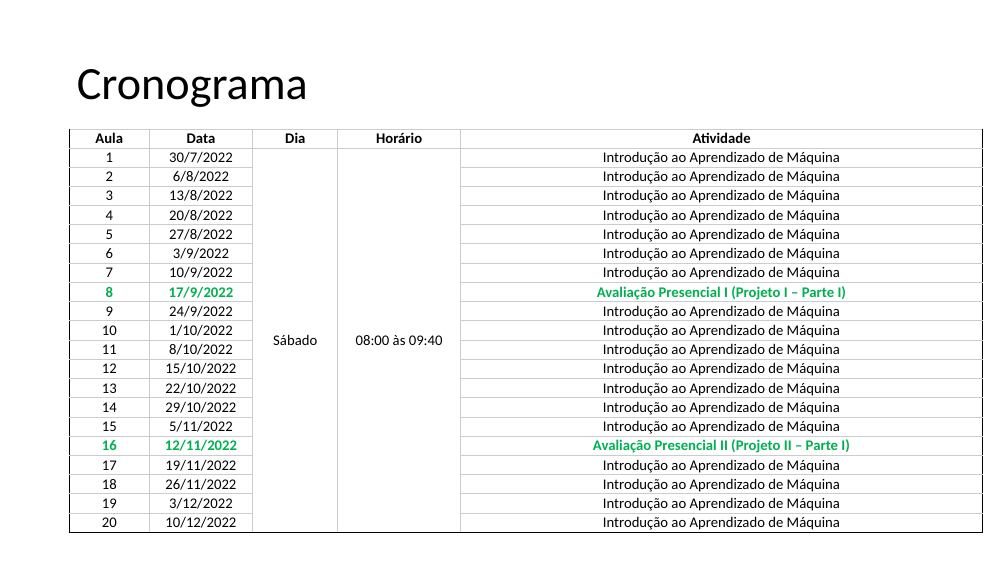
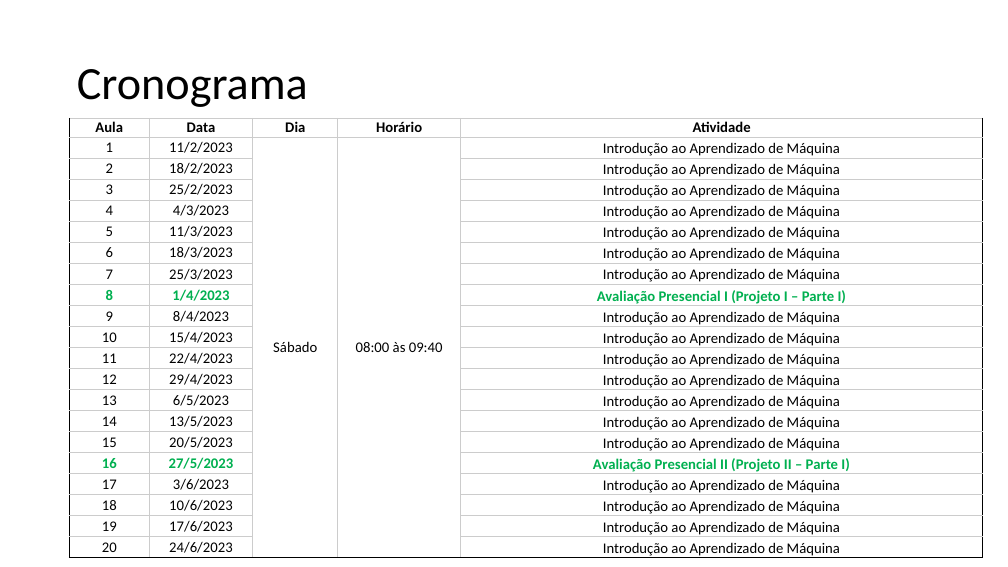
Before and after one commit to zz4fap/t320_aprendizado_de_maquina, a slide deck: slide 5 of slides/T320_Classificação (Parte I).pptx. Drawn at 1008x567 pixels with LibreOffice and Linux fonts; fonts in the diff are those of the drawing. Boxes give left, top, right and bottom in pixels: in the first picture for what was removed or moved away, otherwise in the second. Text is boxed around its words. In the diff, an @@ line names an element or a change of style, - is before the commit and + after.

```diff
--- a/slides/T320_Classificação (Parte I).pptx
+++ b/slides/T320_Classificação (Parte I).pptx
@@ table at <box>70,118,983,560</box> @@
-row 2, column 2: 30/7/2022
+row 2, column 2: 11/2/2023
-row 3, column 2: 6/8/2022
+row 3, column 2: 18/2/2023
-row 4, column 2: 13/8/2022
+row 4, column 2: 25/2/2023
-row 5, column 2: 20/8/2022
+row 5, column 2: 4/3/2023
-row 6, column 2: 27/8/2022
+row 6, column 2: 11/3/2023
-row 7, column 2: 3/9/2022
+row 7, column 2: 18/3/2023
-row 8, column 2: 10/9/2022
+row 8, column 2: 25/3/2023
-row 9, column 2: 17/9/2022
+row 9, column 2: 1/4/2023
-row 10, column 2: 24/9/2022
+row 10, column 2: 8/4/2023
-row 11, column 2: 1/10/2022
+row 11, column 2: 15/4/2023
-row 12, column 2: 8/10/2022
+row 12, column 2: 22/4/2023
-row 13, column 2: 15/10/2022
+row 13, column 2: 29/4/2023
-row 14, column 2: 22/10/2022
+row 14, column 2: 6/5/2023
-row 15, column 2: 29/10/2022
+row 15, column 2: 13/5/2023
-row 16, column 2: 5/11/2022
+row 16, column 2: 20/5/2023
-row 17, column 2: 12/11/2022
+row 17, column 2: 27/5/2023
-row 18, column 2: 19/11/2022
+row 18, column 2: 3/6/2023
-row 19, column 2: 26/11/2022
+row 19, column 2: 10/6/2023
-row 20, column 2: 3/12/2022
+row 20, column 2: 17/6/2023
-row 21, column 2: 10/12/2022
+row 21, column 2: 24/6/2023
@@ table: place and size @@
-table at <box>70,129,983,534</box>
+table at <box>70,118,983,560</box>
```
Also in this commit, not shown: 2 other slides changed, 1 other file.
